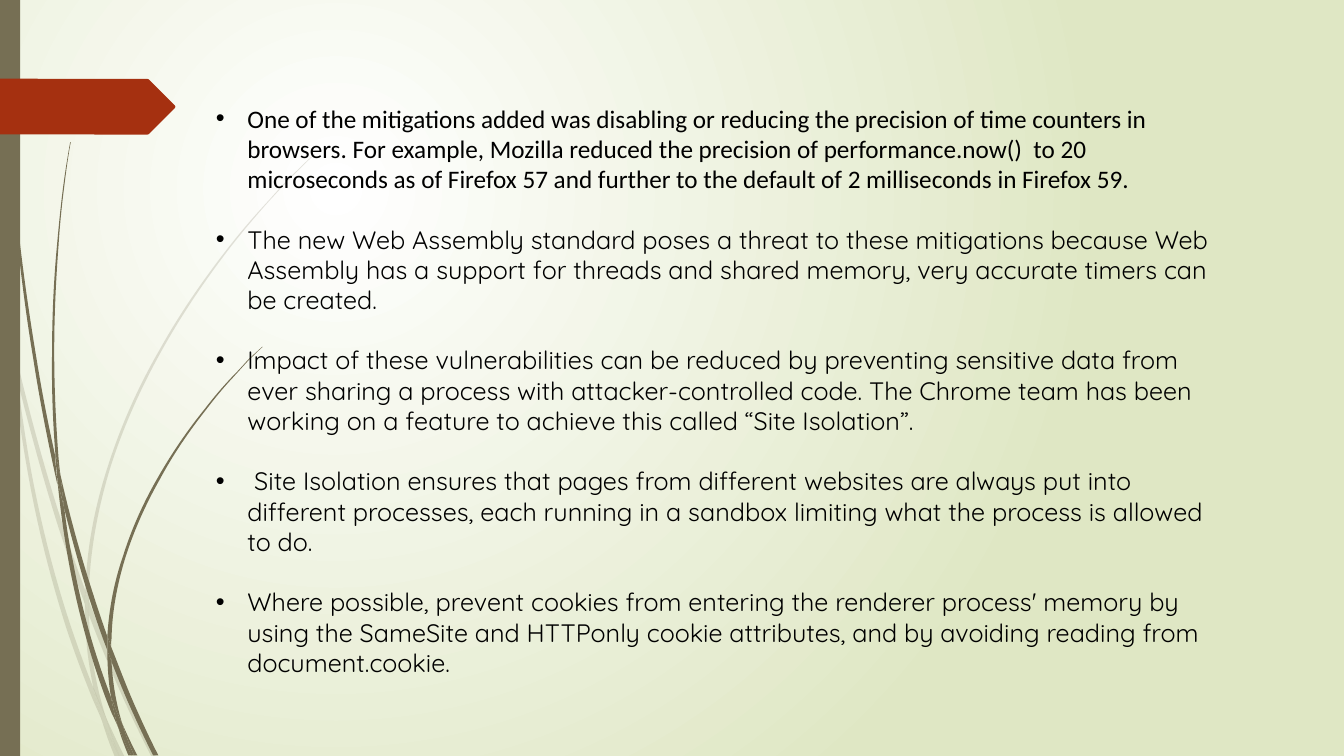
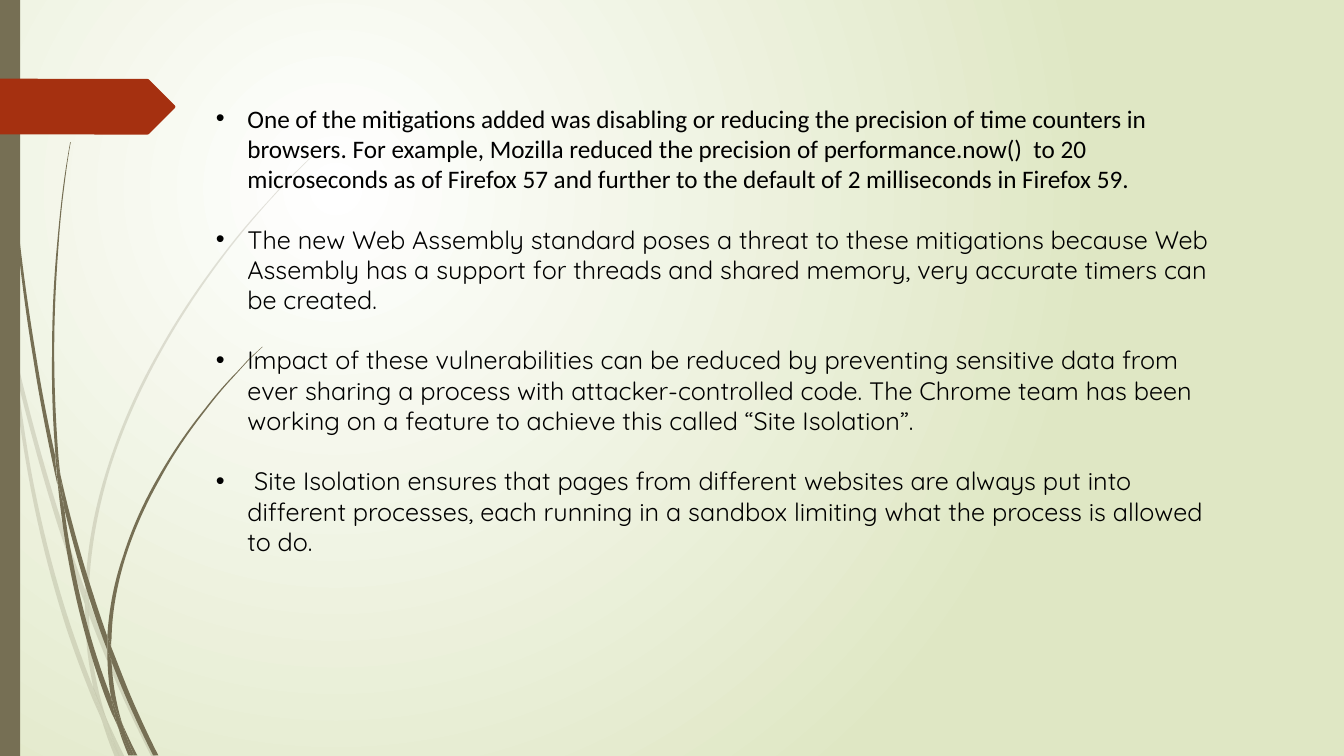
Before and after one commit to dhanushareddy988/journey, a slide deck: slide 19 of Security Vulnerabilities in WebAssembly.pptx (slide 14 before the commit). Drawn at 1344x756 pixels with LibreOffice and Linux fonts; fonts in the diff are those of the drawing. Boxes give left, top, right and bottom in pixels: in the first picture for what was removed or moved away, otherwise in the second. Text is boxed around its words. In the diff, an @@ line names an element or a change of style, - is before the commit and + after.

```diff
--- a/Security Vulnerabilities in WebAssembly.pptx
+++ b/Security Vulnerabilities in WebAssembly.pptx
@@ text at box(247, 592, 1199, 673): paragraph removed @@
-• Where possible, prevent cookies from entering the renderer process' memory by using the SameSite and HTTPonly cookie attributes, and by avoiding reading from document.cookie.
```
Also in this commit, not shown: 2 other slides changed, 5 slides added.
